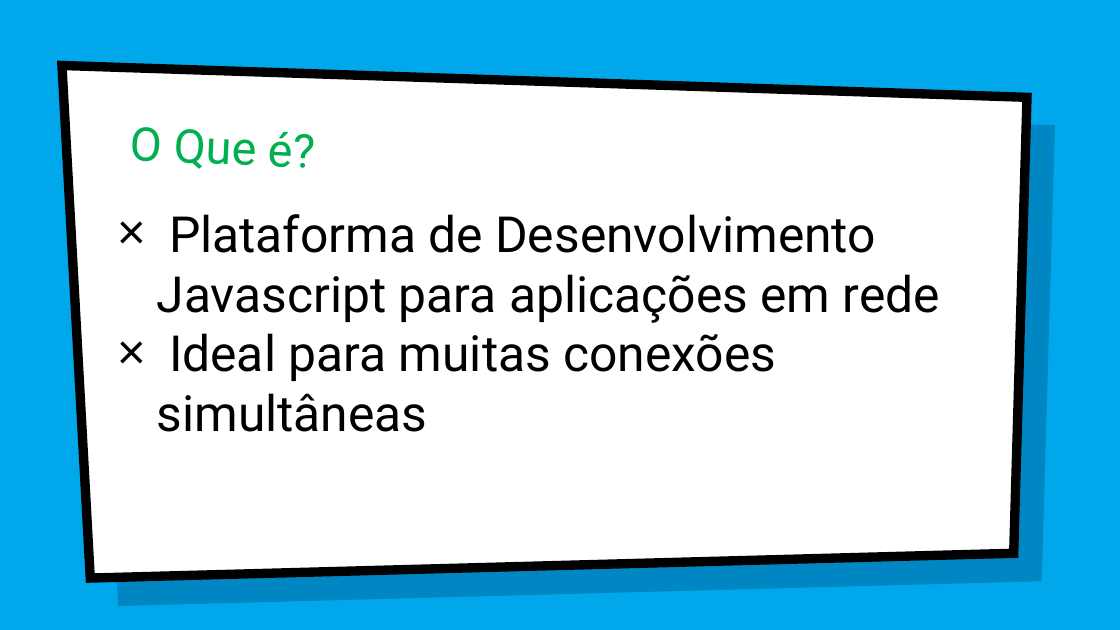
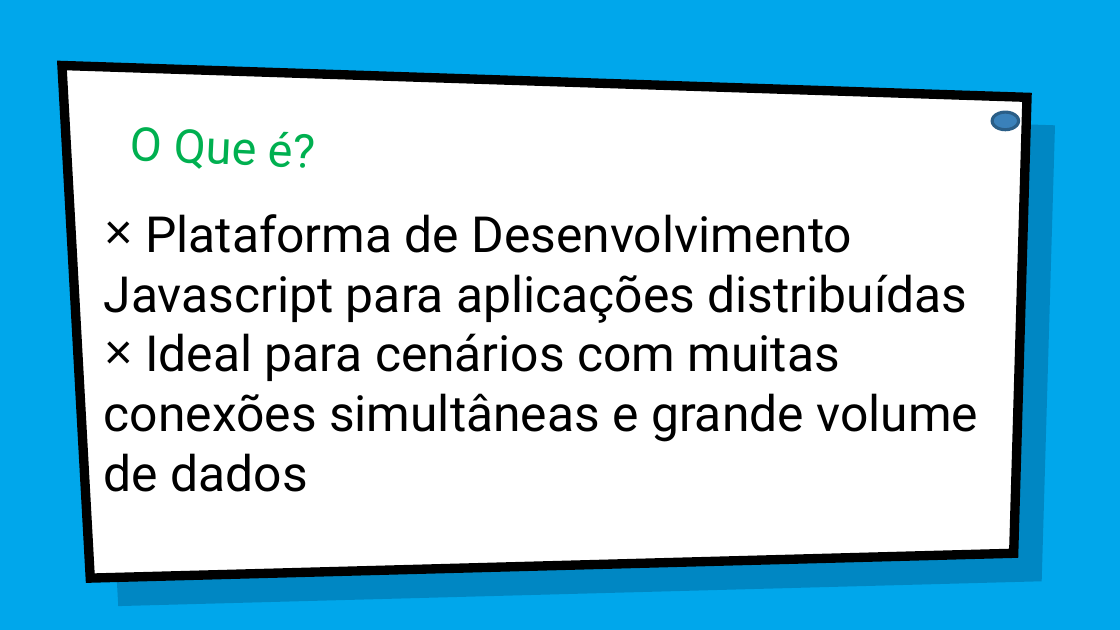
Before and after one commit to renanbastos93/Introdu-o-ao-NodeJS, a slide deck: slide 10 of Apresentacao NodeJS.pptx (slide 11 before the commit). Drawn at 1120x630 pixels with LibreOffice and Linux fonts; fonts in the diff are those of the drawing; background and template pictures are left out. Boxes give left, top, right and bottom in pixels: in the first picture for what was removed or moved away, otherwise in the second. Text is boxed around its words. In the diff, an @@ line names an element or a change of style, - is before the commit and + after.

```diff
--- a/Apresentacao NodeJS.pptx
+++ b/Apresentacao NodeJS.pptx
@@ ellipse added at (992,112,1019,130), fill #3A81BA, outline #2A5E87 2 pt @@
@@ text at (104,214,978,492): text changed @@
-× Plataforma de Desenvolvimento Javascript para aplicações em rede
-× Ideal para muitas conexões simultâneas
+× Plataforma de Desenvolvimento Javascript para aplicações distribuídas
+× Ideal para cenários com muitas conexões simultâneas e grande volume de dados
```
Also in this commit, not shown: 15 other slides changed, 2 slides added, 1 slide removed, 3 other files.
